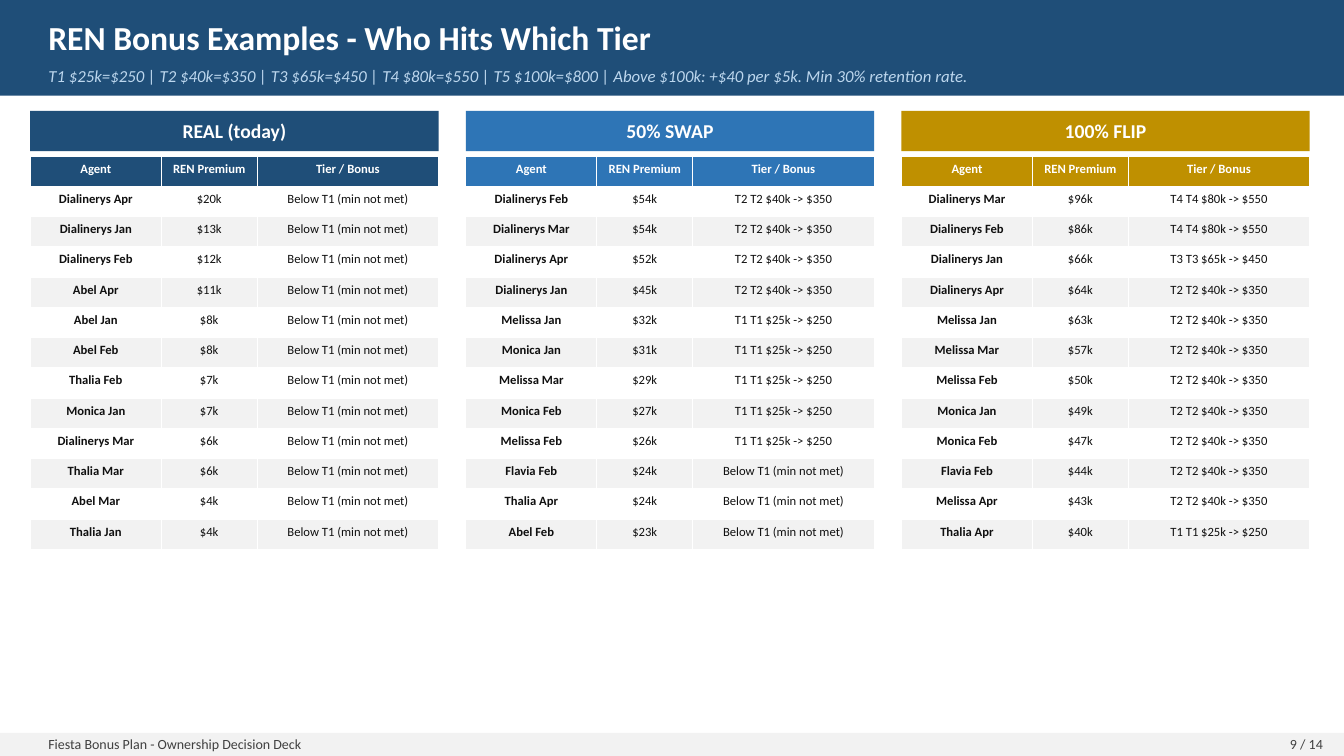
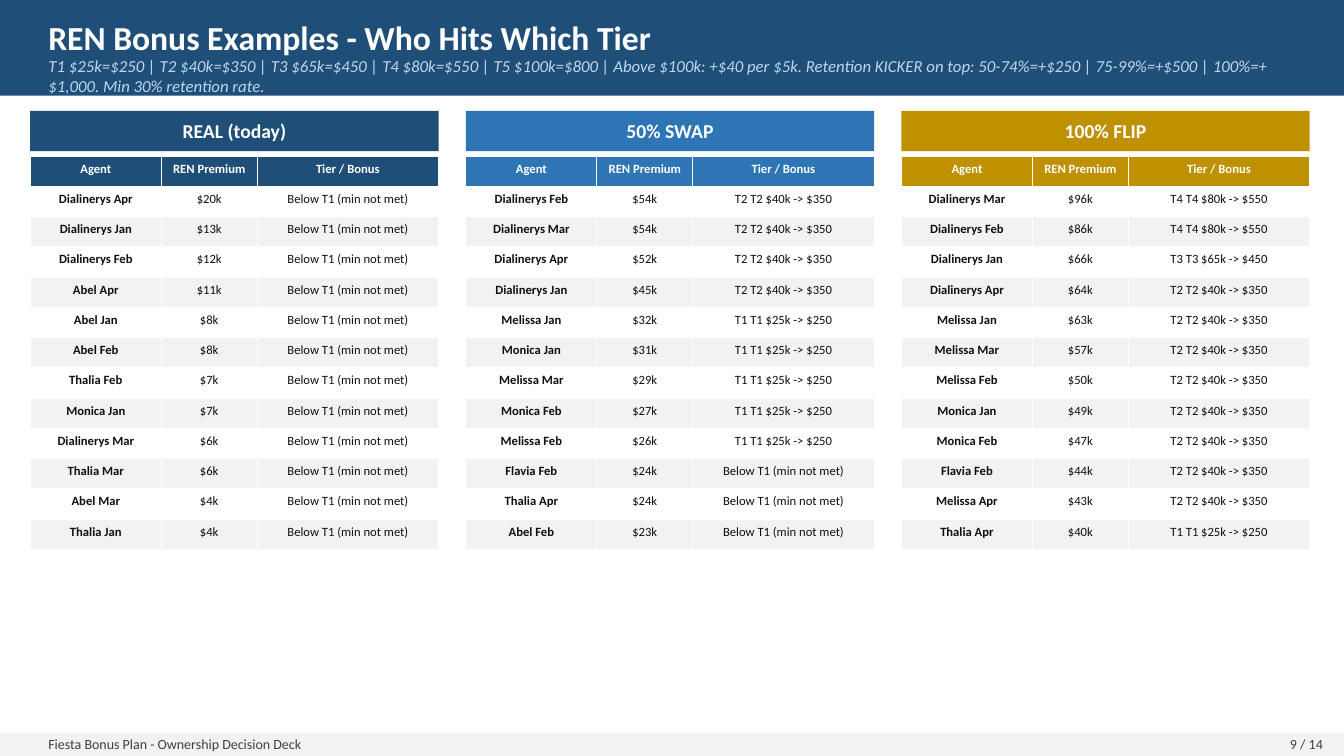
Before and after one commit to FAUS-tech/fiesta-bonus, a slide deck: slide 9 of output/Bonus_Plan_SIMPLE.pptx. Drawn at 1344x756 pixels with LibreOffice and Linux fonts; fonts in the diff are those of the drawing. Boxes give left, top, right and bottom in pixels: in the first picture for what was removed or moved away, otherwise in the second. Text is boxed around its words. In the diff, an @@ line names an element or a change of style, - is before the commit and + after.

```diff
--- a/output/Bonus_Plan_SIMPLE.pptx
+++ b/output/Bonus_Plan_SIMPLE.pptx
@@ text at (48,60,1267,97): text changed @@
-T1 $25k=$250 | T2 $40k=$350 | T3 $65k=$450 | T4 $80k=$550 | T5 $100k=$800 | Above $100k: +$40 per $5k. Min 30% retention rate.
+T1 $25k=$250 | T2 $40k=$350 | T3 $65k=$450 | T4 $80k=$550 | T5 $100k=$800 | Above $100k: +$40 per $5k. Retention KICKER on top: 50-74%=+$250 | 75-99%=+$500 | 100%=+$1,000. Min 30% retention rate.
```
Also in this commit, not shown: 6 other slides changed, 3 other files.
